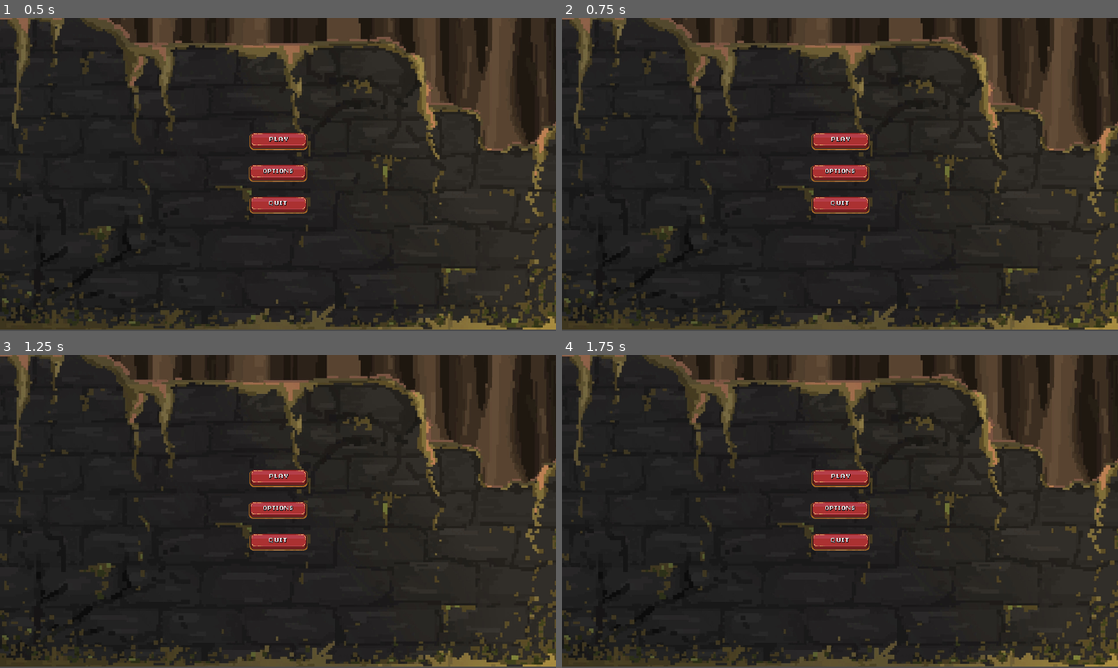
Above: before the commit, frames 1-4 (two rows, left to right).
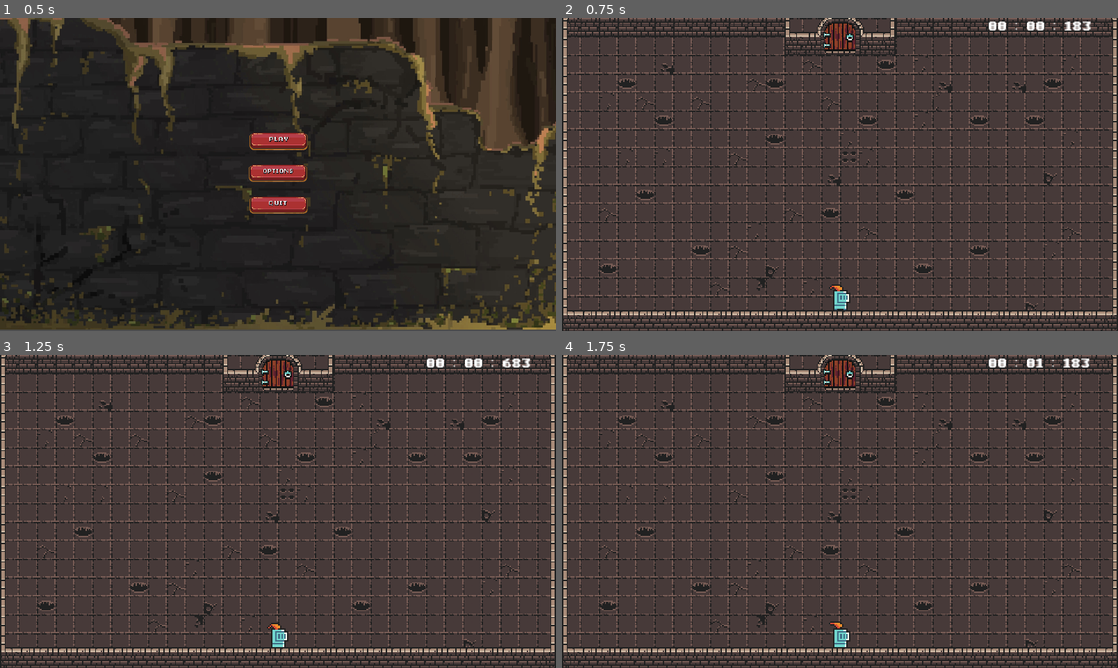
Above: after the commit, the same moments.

Repository: Thomas-Raveneau/SocialDungeons
Game: Godot game, scene res://Scenes/Menus/Main/Main.tscn
Same seed, same stepped clock (60 frames per second), same inputs: the game is played once before the commit and once after it.
Inputs (mouse positions are in pixels of both pictures, inside the frame that each line leads up to):
- Up to frame 1 (0.5 s): no input
- Up to frame 2 (0.75 s): click (840, 143) at 0.5 s
- Up to frame 3 (1.25 s): no input
- Up to frame 4 (1.75 s): click (840, 480) at 1.27 s

Frame 1 is identical in both runs. In frame 2, 77% of the frame differs, in the area x 0-100%, y 0-100%; in frame 3, 77%; in frame 4, 77%.

Commit message:
Revert "[ADD] - Player stats and healthbar connected"
This reverts commit e097b56ccfa11a470c3184caf02778784ebb77d2, reversing
changes made to b4f996f8c39dfc9327f6d962f580605054337bc5.

Diff:
--- a/Scenes/Maps/Main.tscn
+++ b/Scenes/Maps/Main.tscn
@@ -14,14 +14,7 @@
 [node name="Main" type="Node2D"]
 script = ExtResource( 2 )
 
-[node name="Node2D" type="Node2D" parent="."]
-z_index = 2
-
-[node name="HealthBar" parent="Node2D" instance=ExtResource( 3 )]
-margin_left = 606.57
-margin_top = 926.921
-margin_right = 606.57
-margin_bottom = 926.921
+[node name="Castle" parent="." instance=ExtResource( 6 )]
 
 [node name="Player" parent="." instance=ExtResource( 1 )]
 position = Vector2( 962.58, 498.929 )
@@ -41,20 +34,5 @@
 limit_right = 1920
 limit_bottom = 1080
 
-[node name="Spawn" type="Node2D" parent="."]
-position = Vector2( 960, 1000 )
-
-[node name="Castle" parent="." instance=ExtResource( 6 )]
-
-[node name="Player" parent="." instance=ExtResource( 1 )]
-position = Vector2( 962.58, 498.929 )
-
 [node name="PlayerSpawn" type="Position2D" parent="."]
 position = Vector2( 960, 1000 )
-[node name="HealthBar" parent="." instance=ExtResource( 3 )]
-margin_left = 10.0
-margin_top = 20.0
-margin_right = 790.721
-margin_bottom = 142.416
-
-[connection signal="hp_changed" from="Player" to="Node2D/HealthBar" method="_on_Player_hp_changed"]
--- a/Scenes/Player/Player.gd
+++ b/Scenes/Player/Player.gd
@@ -3,14 +3,13 @@
 ################################################################################
 
 # SIGNALS
-signal hp_changed(health)
-signal killed()
+signal hp_changed(newHpValue)
 
 # STATS
 export var SPEED: int = 6
 export var DASH_SPEED: int = 15
 export var MAX_HEALTH: int = 100
-export var HEALTH: int = 100 setget _set_hp
+export var HEALTH: int = 100 setget set_hp
 export var DEFENSE: int = 5
 export var ATTACK = 10
 export var KNOCKBACK_FORCE = 3
@@ -51,7 +50,6 @@
 func _ready() -> void:
 	dash_duration_timer.wait_time = DASH_DURATION
 	dash_cooldown_timer.wait_time = DASH_COOLDOWN
-	_set_hp(self.HEALTH)
 
 func _process(_delta: float) -> void:
 	pass
@@ -162,7 +160,6 @@
 		return true
 	else:
 		self.HEALTH -= damage_amount
-		_set_hp(self.HEALTH - damage_amount)
 		is_taking_damage = true
 		_handle_invicibility()
 		return false
@@ -187,15 +184,9 @@
 
 	return 0
 
-func _set_hp(newHpValue: int) -> void:
-	var prevHealth = HEALTH
-	HEALTH = clamp(newHpValue, 0, MAX_HEALTH)
-	if HEALTH != prevHealth:
-		emit_signal("hp_changed", HEALTH)
-		if HEALTH == 0:
-			emit_signal("killed")
-
-
+func set_hp(newHpValue: int) -> void:
+	HEALTH = newHpValue
+	emit_signal("hp_changed", newHpValue)
 
 ### SIGNALS ###
 func _on_DashDuration_timeout() -> void:
--- a/Scenes/Systems/HealthBar.gd
+++ b/Scenes/Systems/HealthBar.gd
@@ -1,24 +1,28 @@
 extends Control
 
 const MIN_HEALTH: int = 17
-const MAX_HEALTH: int = 50
+const MAX_HEALTH: int = 83
 
 var currentHealth: int = 0
+var maxHpPool: int = 83
 
 # Called when the node enters the scene tree for the first time.
-onready var player: KinematicBody2D = get_parent().get_parent().get_node("Player")
-onready var healthBarOver: TextureProgress = get_node("HealthBarOver")
-onready var healthBarUnder: TextureProgress = get_node("HealthBarUnder")
+onready var player: KinematicBody2D = get_parent().get_node("Player")
+onready var healthBar: TextureProgress = get_node("HealthBar")
 onready var healthBarTween: Tween = get_node("HealthBar/Tween")
 
+func _ready() -> void:
+	maxHpPool = player.HEALTH
+	print(maxHpPool)
+	_updateHealthBar(40)
+
 func _updateHealthBar(newHealthValue: int) -> void:
-	healthBarOver.value = newHealthValue
-	var __ = $HealthBarOver/Tween.interpolate_property(healthBarUnder, "value", healthBarUnder.value , newHealthValue, 0.25, Tween.TRANS_SINE , Tween.EASE_OUT, 0.25)
-	__ = $HealthBarOver/Tween.start()
+	healthBar.value = newHealthValue
+	var __ = healthBarTween.interpolate_property($healthBar, "value", newHealthValue, 0.25, Tween.TRANS_QUINT, Tween.EASE_OUT)
+	__ = healthBarTween.start()
 
 func _on_Player_hp_changed(newHp: int) -> void:
-	var newHealth: int = int(MAX_HEALTH - MIN_HEALTH) * float(newHp) / MAX_HEALTH + MIN_HEALTH
+	var newHealth: int = int(100 - MIN_HEALTH) * float(newHp) / MAX_HEALTH + MIN_HEALTH
 	_updateHealthBar(newHealth)
-
 #func _process(delta: float) -> void:
 #	pass
--- a/Scenes/Systems/HealthBar.tscn
+++ b/Scenes/Systems/HealthBar.tscn
@@ -1,10 +1,9 @@
-[gd_scene load_steps=6 format=2]
+[gd_scene load_steps=5 format=2]
 
 [ext_resource path="res://Scenes/Systems/HealthBar.gd" type="Script" id=1]
-[ext_resource path="res://Scenes/Systems/Assets/healthBar.png" type="Texture" id=2]
+[ext_resource path="res://healthBarTheme.tres" type="Theme" id=2]
 [ext_resource path="res://Scenes/Systems/Assets/blank-bar.png" type="Texture" id=3]
-[ext_resource path="res://healthBarTheme.tres" type="Theme" id=4]
-[ext_resource path="res://Scenes/Systems/Assets/grey-back-bar.png" type="Texture" id=5]
+[ext_resource path="res://Scenes/Systems/Assets/healthBar.png" type="Texture" id=4]
 
 [node name="HealthBar" type="Control"]
 anchor_right = 1.0
@@ -18,34 +17,18 @@
 "_edit_use_anchors_": false
 }
 
-[node name="HealthBarUnder" type="TextureProgress" parent="."]
+[node name="HealthBar" type="TextureProgress" parent="."]
 margin_left = 6.23932
 margin_top = 11.1257
 margin_right = 790.239
 margin_bottom = 127.126
-rect_clip_content = true
-theme = ExtResource( 4 )
-value = 100.0
-texture_under = ExtResource( 5 )
+theme = ExtResource( 2 )
+value = 17.0
+texture_over = ExtResource( 4 )
 texture_progress = ExtResource( 3 )
 tint_progress = Color( 0.466667, 0.0196078, 0.0196078, 1 )
 __meta__ = {
 "_edit_use_anchors_": false
 }
 
-[node name="HealthBarOver" type="TextureProgress" parent="."]
-margin_left = 6.23932
-margin_top = 11.1257
-margin_right = 790.239
-margin_bottom = 127.126
-rect_clip_content = true
-theme = ExtResource( 4 )
-value = 100.0
-texture_over = ExtResource( 2 )
-texture_progress = ExtResource( 3 )
-tint_progress = Color( 0.901961, 0.0705882, 0.0705882, 1 )
-__meta__ = {
-"_edit_use_anchors_": false
-}
-
-[node name="Tween" type="Tween" parent="HealthBarOver"]
+[node name="Tween" type="Tween" parent="HealthBar"]
Binary file removed: Scenes/Systems/Assets/grey-back-bar.png
Not shown, removed: Scenes/Systems/Assets/grey-back-bar.png.import
